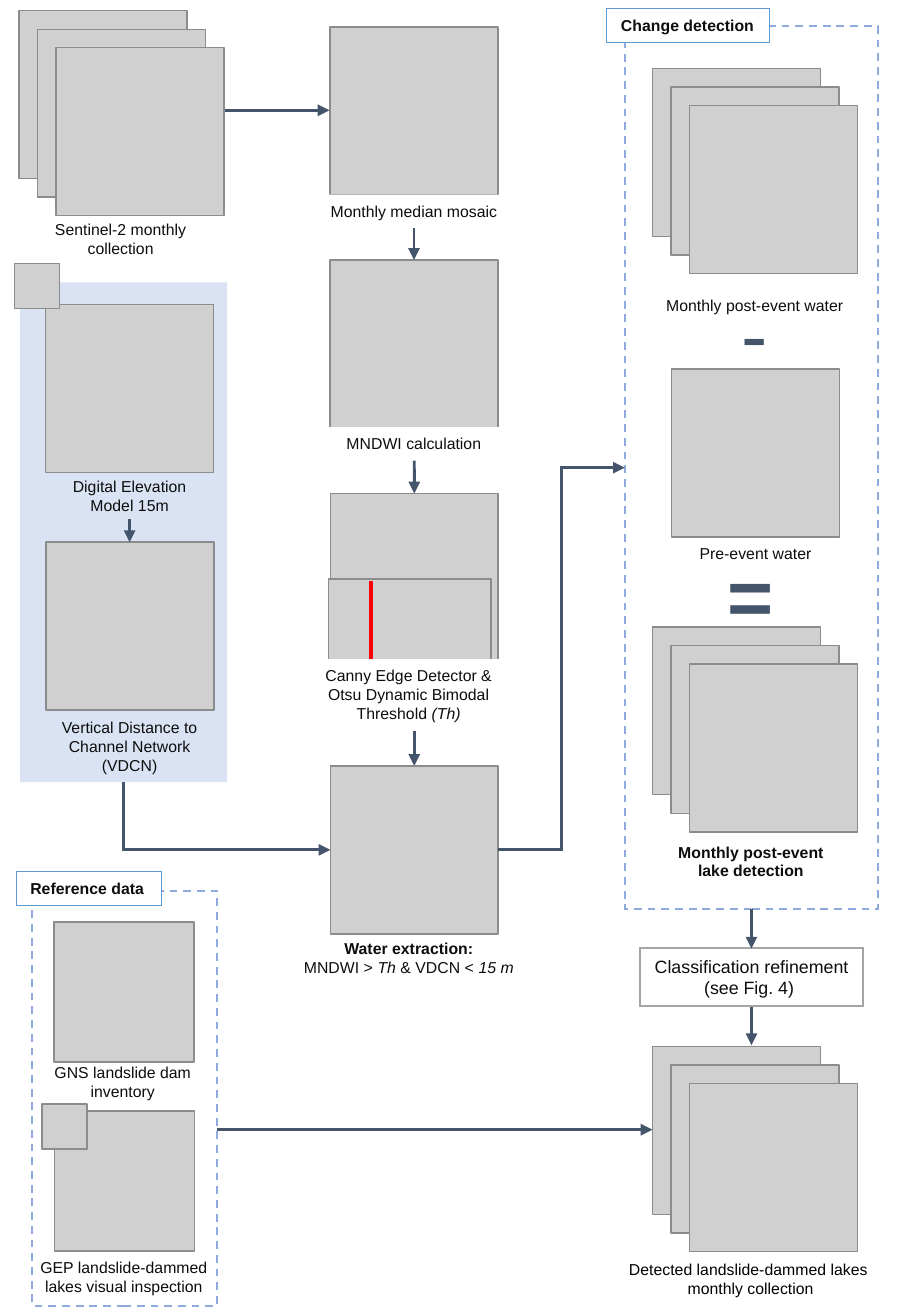
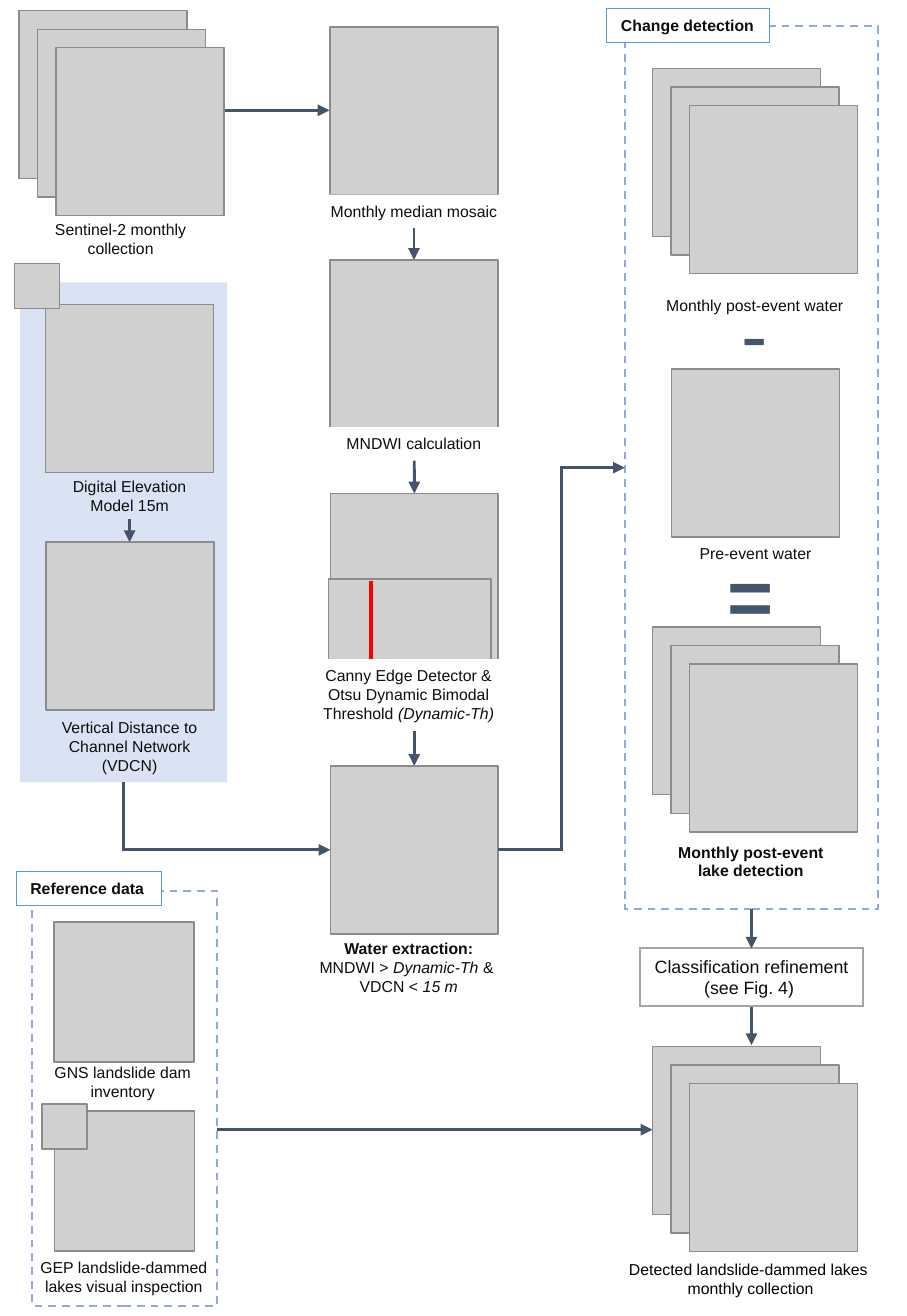
Before and after one commit to loreabad6/KaikouraDammedLakes_public, a slide deck: slide 1 of figure_preparation/figure_methods.pptx. Drawn at 907x1316 pixels with LibreOffice and Linux fonts; fonts in the diff are those of the drawing; grey boxes stand for pictures. Boxes give left, top, right and bottom in pixels: in the first picture for what was removed or moved away, otherwise in the second. Text is boxed around its words. In the diff, an @@ line names an element or a change of style, - is before the commit and + after.

```diff
--- a/figure_preparation/figure_methods.pptx
+++ b/figure_preparation/figure_methods.pptx
@@ text at [323, 669, 494, 723]: text changed @@
-Canny Edge Detector & Otsu Dynamic Bimodal Threshold (Th)
+Canny Edge Detector & Otsu Dynamic Bimodal Threshold (Dynamic-Th)
@@ text at [320, 961, 478, 992]: text changed; italic on @@
-MNDWI > Th & VDCN < 15 m
+MNDWI > Dynamic-Th &
+VDCN < 15 m
```
Also in this commit, not shown: 54 other files.
